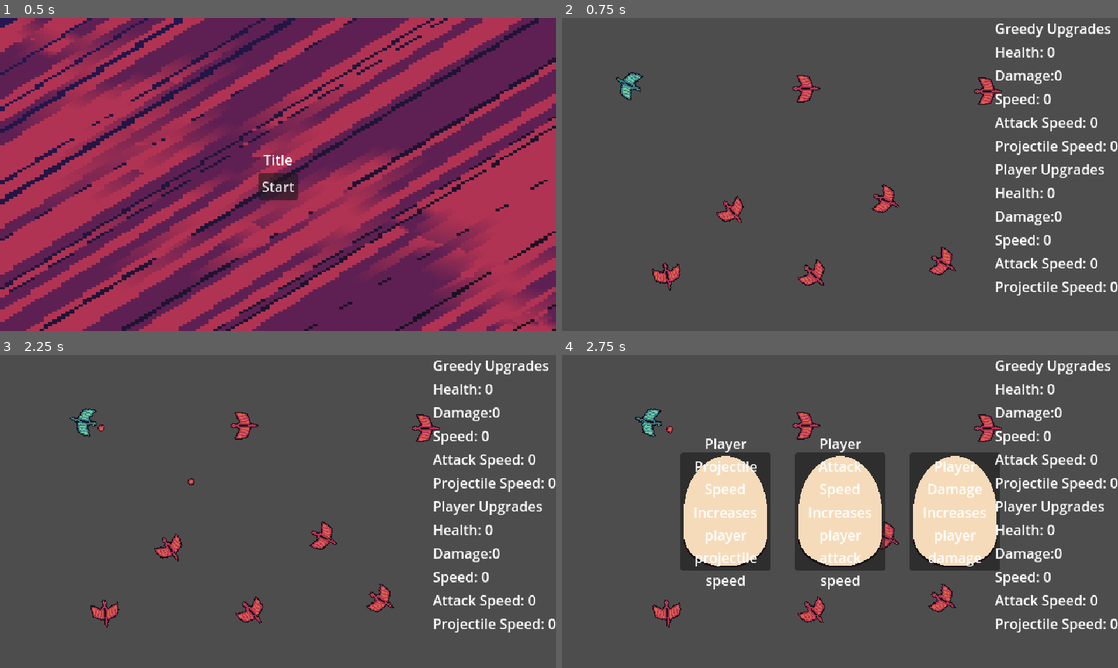
Above: before the commit, frames 1-4 (two rows, left to right).
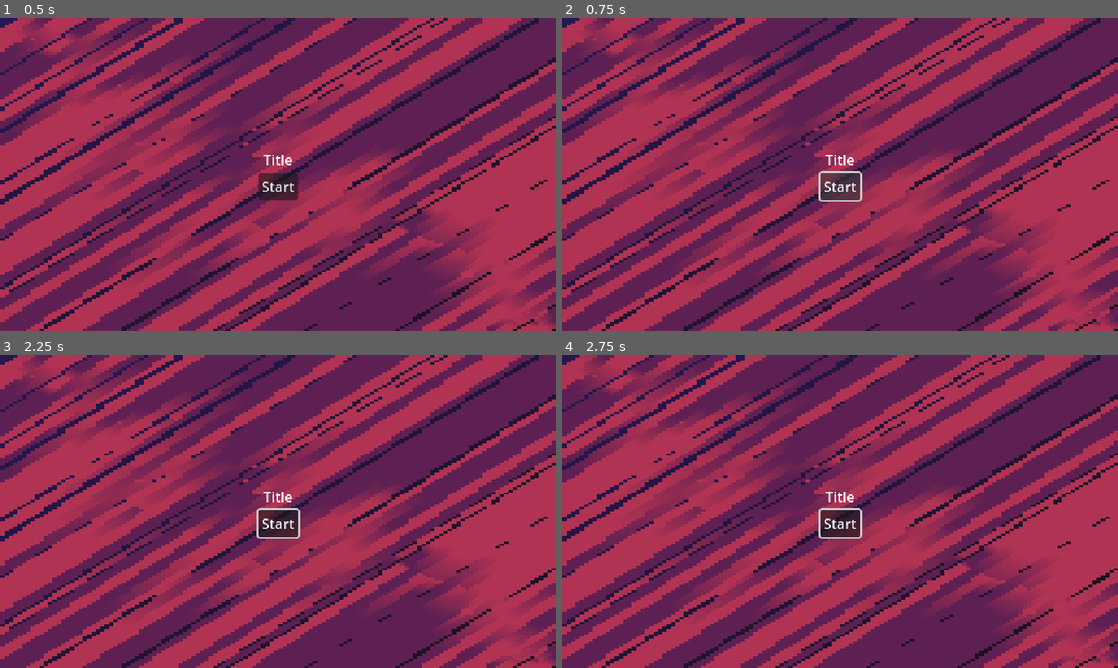
Above: after the commit, the same moments.

Repository: TheSlogs/MiniJam151
Game: Godot game, scene res://game/main_menu.tscn
Two runs of this game, one before a commit and one after it. Both use one fixed random seed, a clock stepped at 60 frames per second and the inputs below.
Inputs (mouse positions are in pixels of both pictures, inside the frame that each line leads up to):
- Up to frame 1 (0.5 s): no input
- Up to frame 2 (0.75 s): click "Start" at 0.5 s
- Up to frame 3 (2.25 s): click (278, 524) at 1.25 s, where only the run after the commit has a clickable "Start"; tap Enter at 2 s; move the mouse to (400, 495) at 2.02 s; hold D (right) from 2.03 s (still down); click (400, 495) at 2.1 s
- Up to frame 4 (2.75 s): keep holding D (right); tap B (shop) at 2.27 s

Frame 1 is identical in both runs. In frame 2, 100% of the frame differs, in the area x 0-100%, y 0-100%; in frame 3, 100%; in frame 4, 100%.
Error after the commit: Parse Error: Identifier "SongManager" not declared in the current scope. (res://game/main_menu.gd:9)

Commit message:
added music on game start

Diff:
--- a/game/main_menu.gd
+++ b/game/main_menu.gd
@@ -6,3 +6,4 @@
 
 func _on_start_button_pressed():
 	get_tree().change_scene_to_packed(world)
+	SongManager.call_deferred("start_game")
--- /dev/null
+++ b/game/song_manager.gd
@@ -0,0 +1,7 @@
+extends Node
+
+
+
+
+func start_game():
+	$GameSong.playing = true
--- /dev/null
+++ b/game/song_manager.tscn
@@ -0,0 +1,12 @@
+[gd_scene load_steps=3 format=3 uid="uid://bwwlettdw2frh"]
+
+[ext_resource type="Script" path="res://game/song_manager.gd" id="1_aunog"]
+[ext_resource type="AudioStream" uid="uid://d01dvn8yfj148" path="res://Assets/audio/dragon deez nuts song.wav" id="2_y2u0j"]
+
+[node name="SongManager" type="Node"]
+script = ExtResource("1_aunog")
+
+[node name="MainMenuSong" type="AudioStreamPlayer" parent="."]
+
+[node name="GameSong" type="AudioStreamPlayer" parent="."]
+stream = ExtResource("2_y2u0j")
